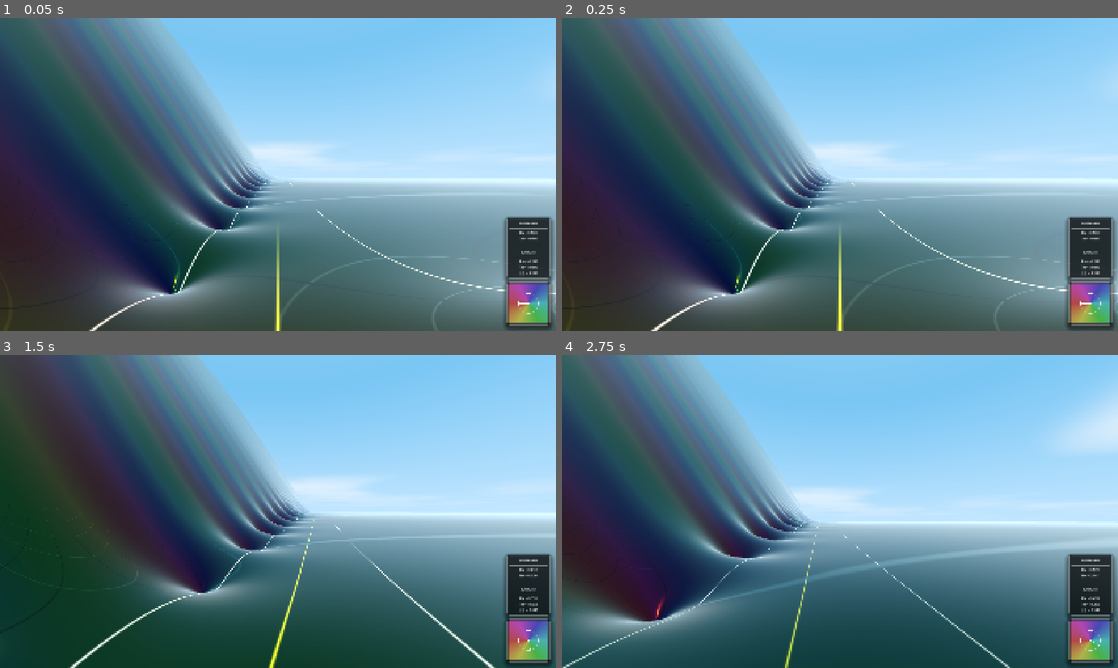
Above: before the commit, frames 1-4 (two rows, left to right).
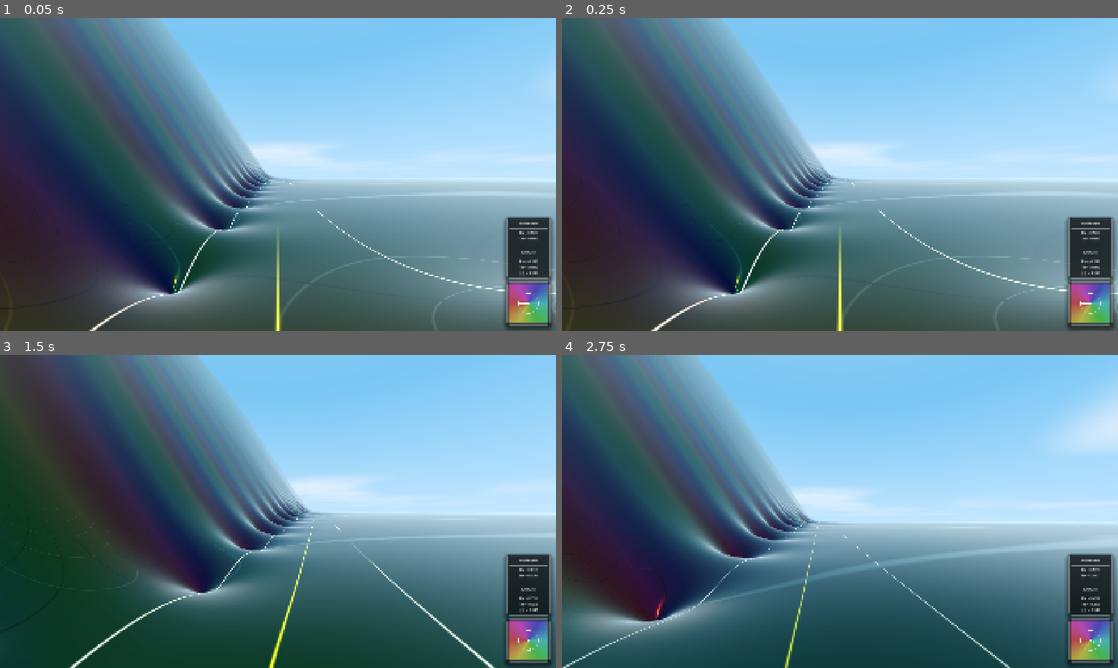
Above: after the commit, the same moments.

Repository: allanino/complex-functions-explorer
Game: Godot game, scene res://scenes/main.tscn
Same seed, same stepped clock (60 frames per second), same inputs: the game is played once before the commit and once after it.
Inputs (mouse positions are in pixels of both pictures, inside the frame that each line leads up to):
- Up to frame 1 (0.05 s): no input
- Up to frame 2 (0.25 s): no input
- Up to frame 3 (1.5 s): tap Enter at 0.5 s; move the mouse to (305, 511) at 0.52 s; hold W (move_forward) from 0.53 s (still down); tap G at 0.6 s; tap Space at 0.77 s; move the mouse to (250, 511) at 1.27 s; tap N at 1.35 s
- Up to frame 4 (2.75 s): keep holding W (move_forward); tap Space at 1.52 s; move the mouse to (851, 505) at 2.02 s; tap C at 2.1 s

The runs differ from the first frame. In frame 1, 0.3% of the frame differs, in the area x 44-100%, y 42-54%; in frame 2, 0.3%; in frame 3, 0.3%; in frame 4, 0.2%.

Commit message:
Adjust parameters

Diff:
--- a/shaders/terrain.gdshader
+++ b/shaders/terrain.gdshader
@@ -13,7 +13,7 @@
 uniform bool show_critical_stripe = true;
 
 uniform vec3 atmosphere_color;
-uniform float atmosphere_density = 0.025;
+uniform float atmosphere_density = 0.015;
 uniform float atmosphere_desaturation = 0.5;
 uniform float atmosphere_height_falloff = 0.015;
 
@@ -227,7 +227,7 @@
     vec3 cam_pos = (INV_VIEW_MATRIX * vec4(0.0, 0.0, 0.0, 1.0)).xyz;
     float dist = distance(cam_pos, world_pos);
     float haze = 1.0 - exp(-dist * atmosphere_density);
-    haze = pow(haze, 10.0);
+    haze = pow(haze, 9.0);
 
     float height_factor = exp(-world_pos.y * atmosphere_height_falloff);
     haze *= height_factor;
